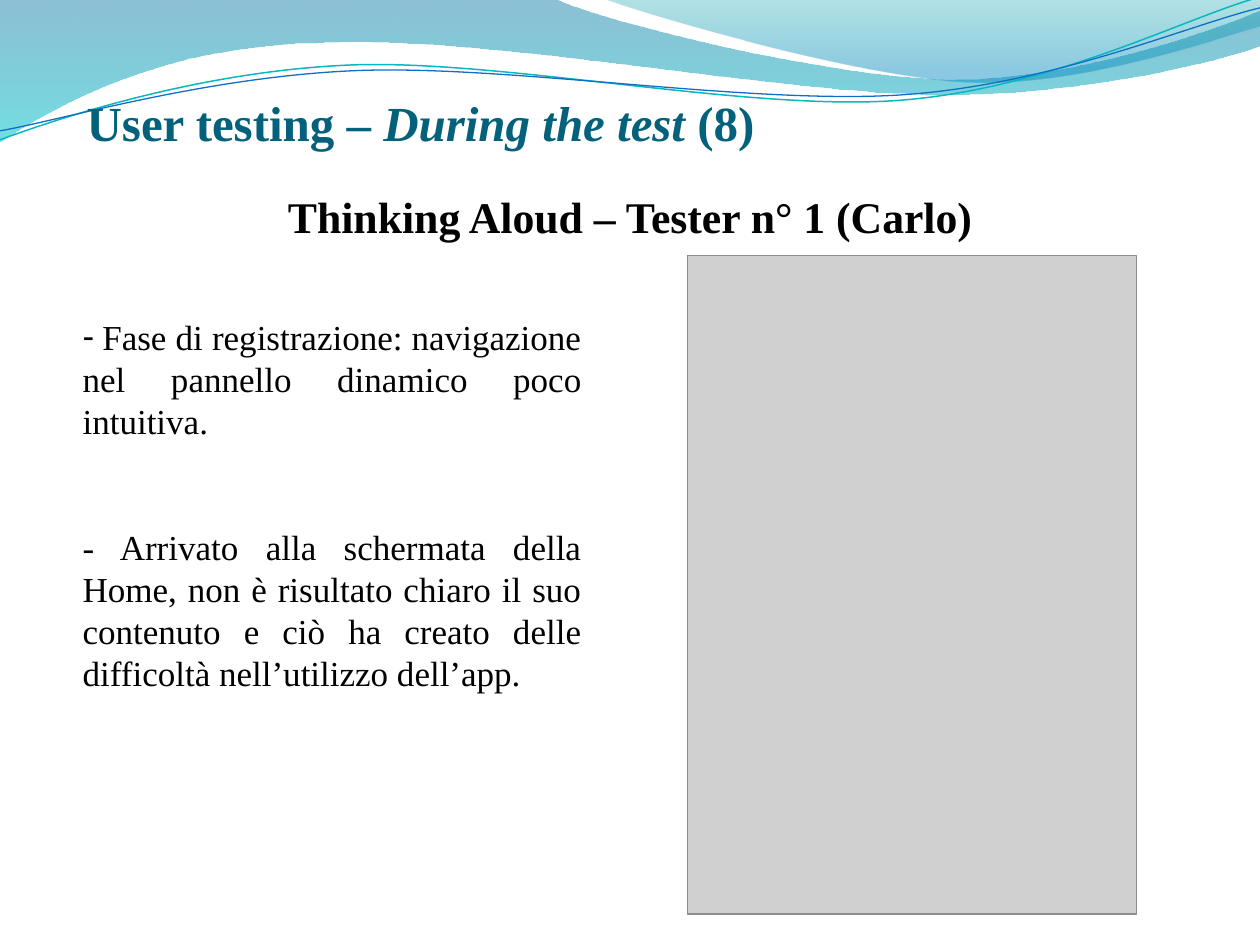
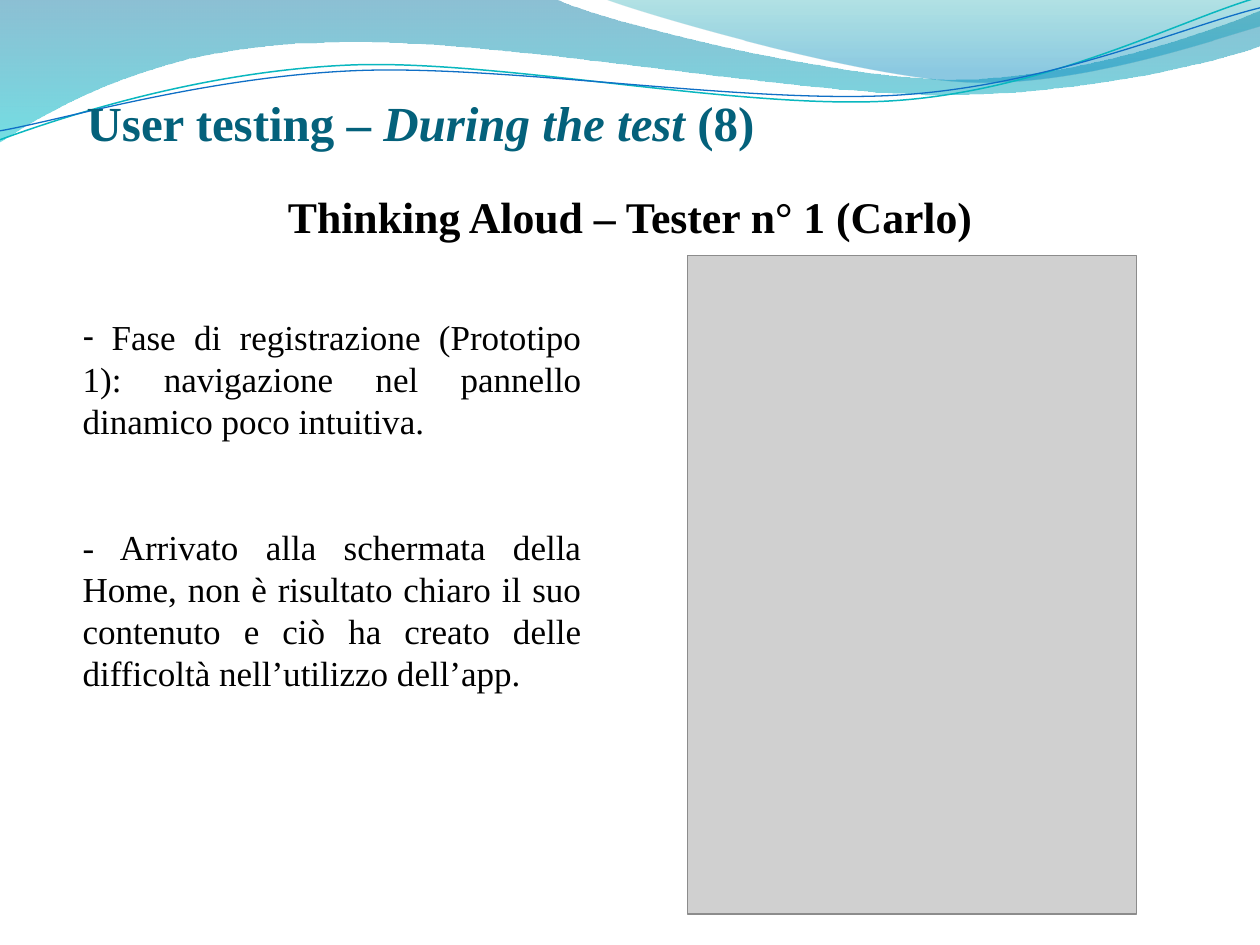
Before and after one commit to giusmastro91/Cognitive-systems, a slide deck: slide 31 of Prova_6_RisultatiValutazione/Leone_Mastrosimone_PresentazioneProgetto.pptx (slide 30 before the commit). Drawn at 1260x945 pixels with LibreOffice and Linux fonts; fonts in the diff are those of the drawing; grey boxes stand for pictures; background and template pictures are left out. Boxes give left, top, right and bottom in pixels: in the first picture for what was removed or moved away, otherwise in the second. Text is boxed around its words. In the diff, an @@ line names an element or a change of style, - is before the commit and + after.

```diff
--- a/Prova_6_RisultatiValutazione/Leone_Mastrosimone_PresentazioneProgetto.pptx
+++ b/Prova_6_RisultatiValutazione/Leone_Mastrosimone_PresentazioneProgetto.pptx
@@ text at [83, 325, 582, 442]: text changed @@
-– Fase di registrazione: navigazione nel pannello dinamico poco intuitiva.
+– Fase di registrazione (Prototipo 1): navigazione nel pannello dinamico poco intuitiva.
```
Also in this commit, not shown: 5 other slides changed.
